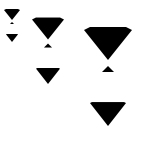
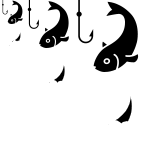
Two versions of the same layered image (144x144). Layer-by-layer changes:
hid group "Crate" (6 layers) over [4, 9, 132, 126]
added group "Fishing" with 6 layers above "Beaver Dam Alt" over [2, 0, 139, 126]
added layer "Fill copy 4" in group "Fishing" over [90, 96, 132, 126]
added layer "Frame copy 4" in group "Fishing" over [76, 0, 139, 72]
added layer "Fill copy 3" in group "Fishing" over [36, 65, 65, 84]
added layer "Frame copy 3" in group "Fishing" over [27, 0, 69, 48]
added layer "Fill" (11th of 13, in "Fishing") in group "Fishing" over [6, 32, 21, 46]
added layer "Frame" (8th of 10, in "Fishing") in group "Fishing" over [2, 0, 23, 24]
